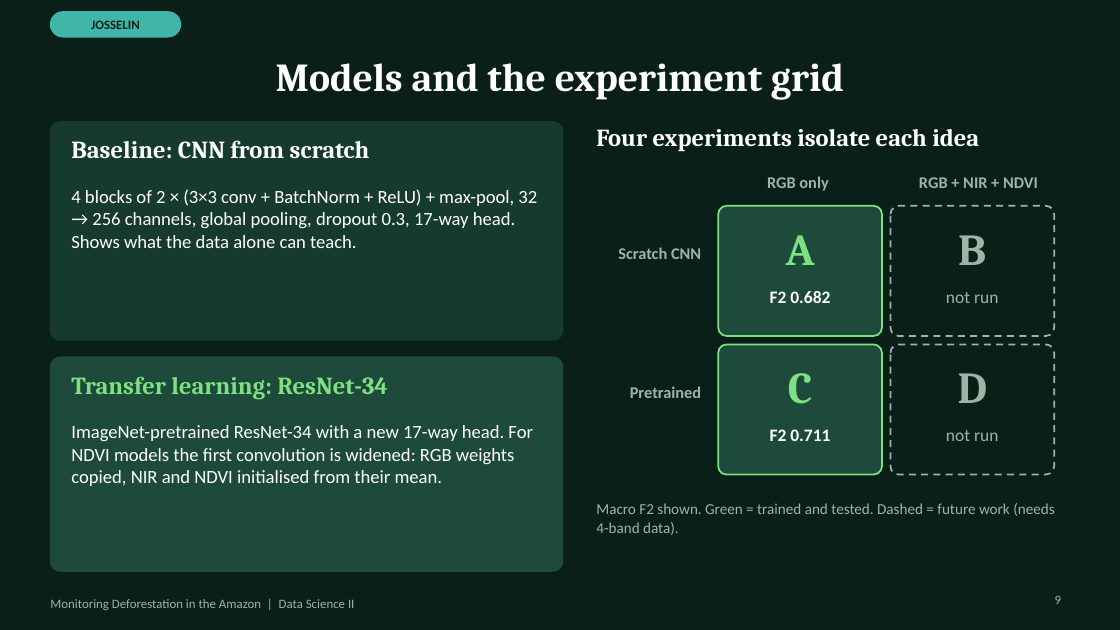
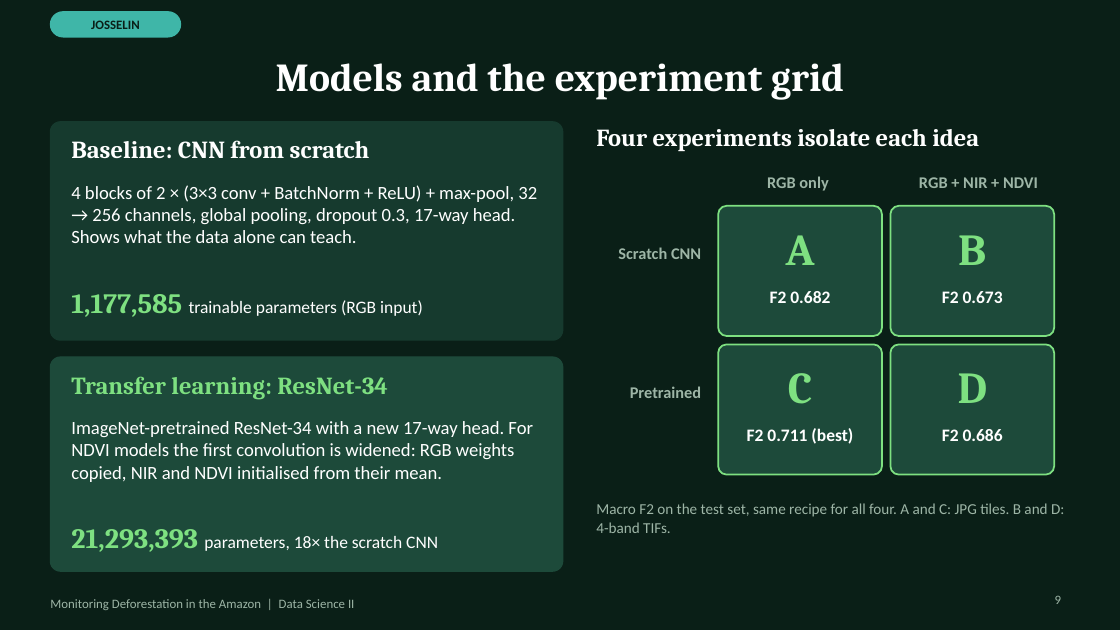
Before and after one commit to MehrabAzan/Amazon-Deforestation, a slide deck: slide 9 of Amazon_Deforestation_DeepLearning.pptx. Drawn at 1120x630 pixels with LibreOffice and Linux fonts; fonts in the diff are those of the drawing. Boxes give left, top, right and bottom in pixels: in the first picture for what was removed or moved away, otherwise in the second. Text is boxed around its words. In the diff, an @@ line names an element or a change of style, - is before the commit and + after.

```diff
--- a/Amazon_Deforestation_DeepLearning.pptx
+++ b/Amazon_Deforestation_DeepLearning.pptx
@@ text "4 blocks of 2 × ...": place and size @@
-text "4 blocks of 2 × ..." at bbox=[71, 189, 537, 248]
+text "4 blocks of 2 × ..." at bbox=[71, 185, 537, 243]
@@ rounded rectangle at bbox=[891, 206, 1054, 336]: fill #0A1F17 to #1D4A3A; outline #9DB5A6 1.5 pt dashed to #7EE081 1.5 pt @@
@@ text "B" at bbox=[958, 235, 986, 265]: text colour #9DB5A6 to #7EE081 @@
@@ text added at bbox=[71, 294, 423, 317], 15 pt, text #FFFFFF @@
+1,177,585 trainable parameters (RGB input)
@@ text at bbox=[942, 291, 1003, 303]: text changed; text colour #9DB5A6 to #FFFFFF; bold on @@
-not run
+F2 0.673
@@ text "D" at bbox=[958, 373, 987, 403]: text colour #9DB5A6 to #7EE081 @@
@@ rounded rectangle at bbox=[891, 344, 1054, 475]: fill #0A1F17 to #1D4A3A; outline #9DB5A6 1.5 pt dashed to #7EE081 1.5 pt @@
@@ text "ImageNet-pretrained ResNet-34 with a new ...": place and size @@
-text "ImageNet-pretrained ResNet-34 with a new ..." at bbox=[71, 425, 533, 486]
+text "ImageNet-pretrained ResNet-34 with a new ..." at bbox=[71, 421, 533, 482]
@@ text at bbox=[747, 428, 853, 444]: text changed @@
-F2 0.711
+F2 0.711 (best)
@@ text at bbox=[942, 429, 1003, 441]: text changed; text colour #9DB5A6 to #FFFFFF; bold on @@
-not run
+F2 0.686
@@ text at bbox=[596, 503, 1064, 533]: text changed @@
-Macro F2 shown. Green = trained and tested. Dashed = future work (needs 4-band data).
+Macro F2 on the test set, same recipe for all four. A and C: JPG tiles. B and D: 4-band TIFs.
@@ text added at bbox=[71, 529, 438, 552], 15 pt, text #FFFFFF @@
+21,293,393 parameters, 18× the scratch CNN
```
Also in this commit, not shown: 12 other slides changed, 4 slides added.
